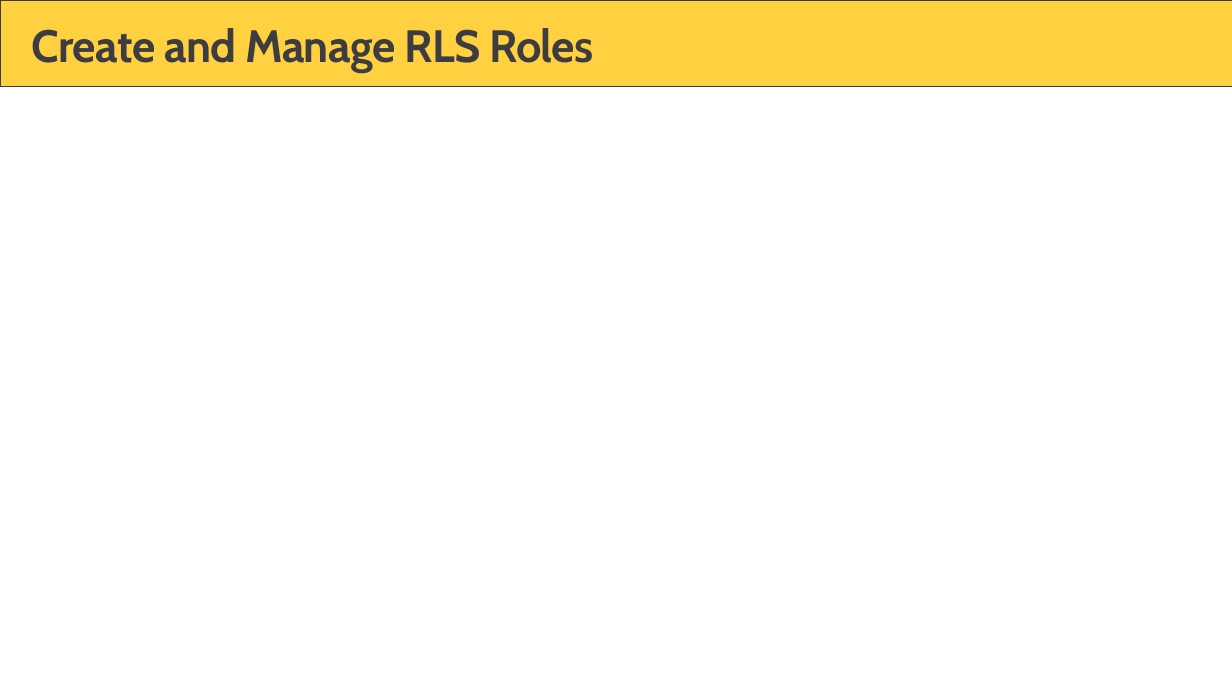
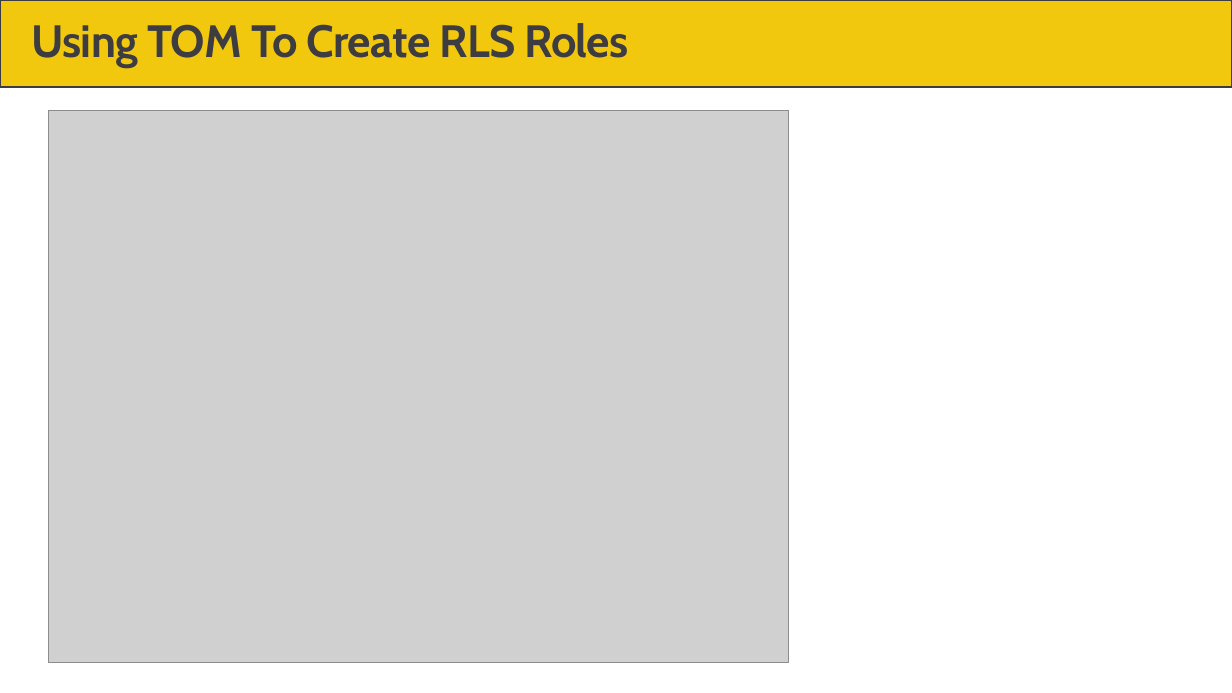
Before and after one commit to PowerBiDevCamp/Camp-Sessions, a slide deck: slide 37 of Session 31 - Developing External Tools for Power BI Desktop.pptx (slide 29 before the commit). Drawn at 1232x693 pixels with LibreOffice and Linux fonts; fonts in the diff are those of the drawing; grey boxes stand for pictures; background and template pictures are left out. Boxes give left, top, right and bottom in pixels: in the first picture for what was removed or moved away, otherwise in the second. Text is boxed around its words. In the diff, an @@ line names an element or a change of style, - is before the commit and + after.

```diff
--- a/Session 31 - Developing External Tools for Power BI Desktop.pptx
+++ b/Session 31 - Developing External Tools for Power BI Desktop.pptx
@@ rectangle at [0,0,1232,87]: fill #FFD040 to #F2C80F; outline #3C3C41 0.5 pt to #3C3C41 1.5 pt @@
@@ title at [31,23,629,68]: text changed @@
-Create and Manage RLS Roles
+Using TOM To Create RLS Roles
@@ picture added at [48,111,788,663] @@
```
Also in this commit, not shown: 16 other slides changed, 14 slides added, 11 slides removed, 6 other files.
